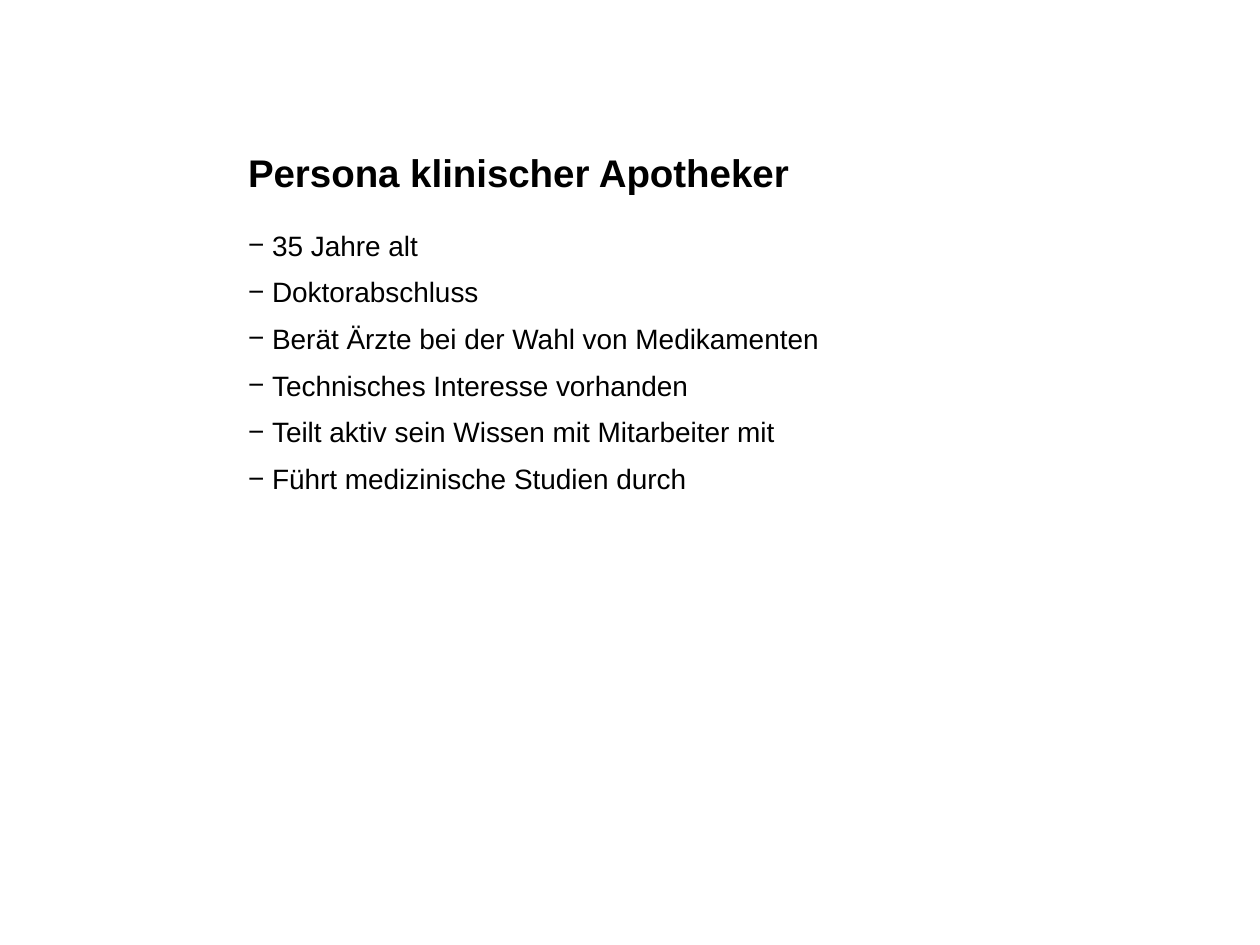
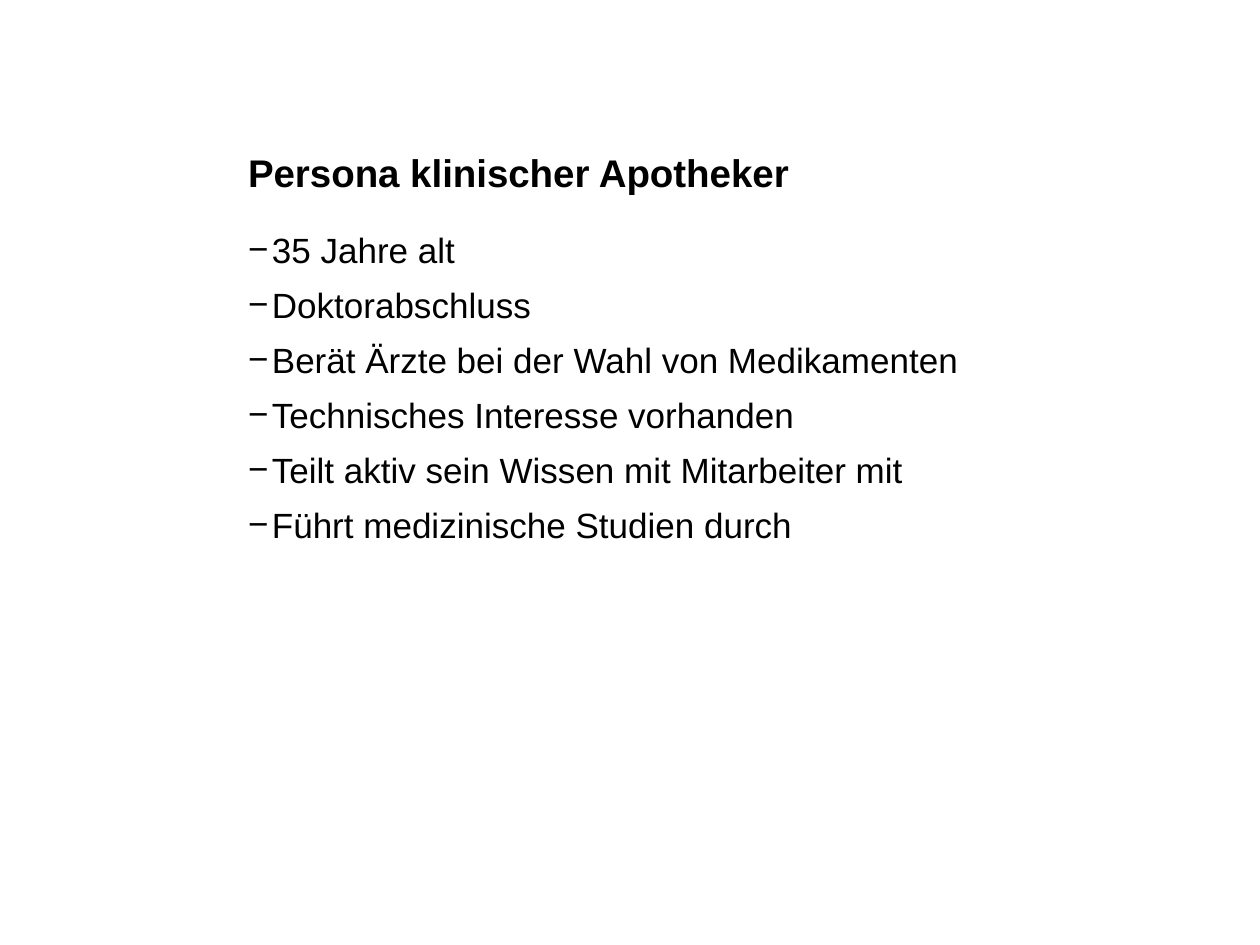
Before and after one commit to andef4/ch.bfh.bti7081.s2013.blue, a slide deck: slide 15 of doc/task03/task03.ppt (slide 13 before the commit). Drawn at 1260x945 pixels with LibreOffice and Linux fonts; fonts in the diff are those of the drawing; background and template pictures are left out. Boxes give left, top, right and bottom in pixels: in the first picture for what was removed or moved away, otherwise in the second. Text is boxed around its words. In the diff, an @@ line names an element or a change of style, - is before the commit and + after.

```diff
--- a/doc/task03/task03.ppt
+++ b/doc/task03/task03.ppt
@@ text "35 Jahre alt" at <box>272,237,958,539</box>: size 16 to 20 pt @@
```
Also in this commit, not shown: 9 other slides changed, 2 slides added.
